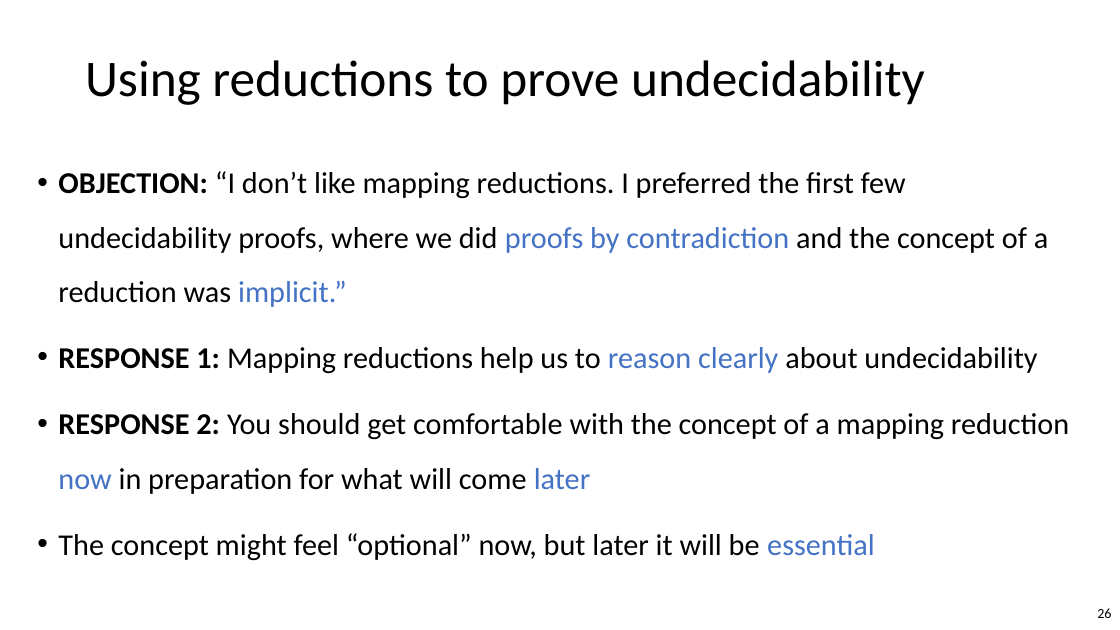
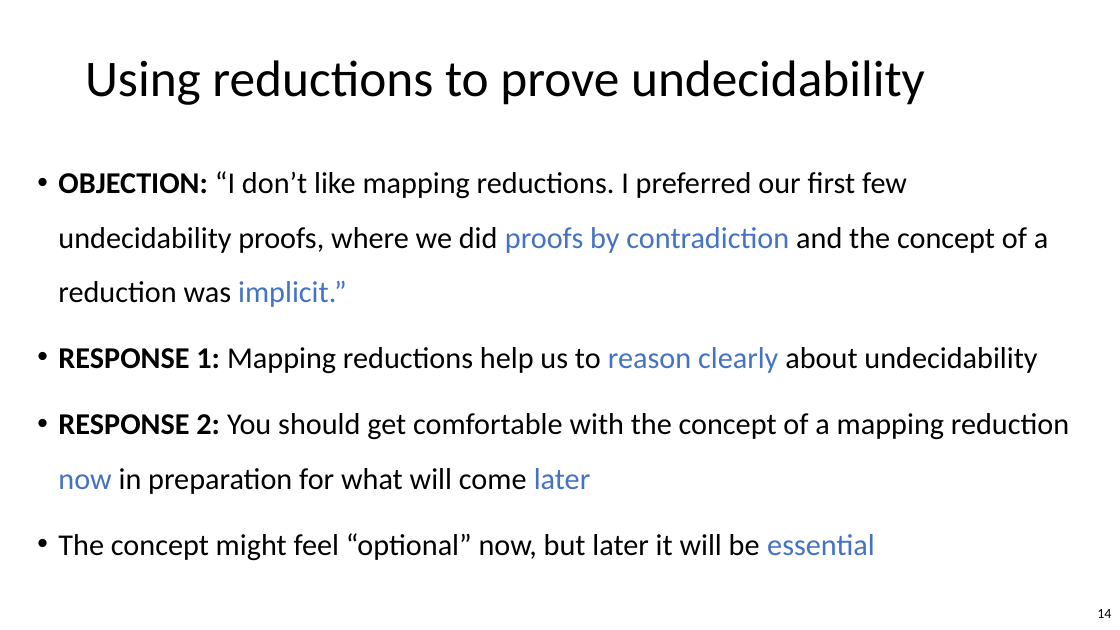
Before and after one commit to williamhoza/personal-website, a slide deck: slide 14 of teaching/spring2024-intro-to-complexity/next-slides.pptx (slide 26 before the commit). Drawn at 1120x630 pixels with LibreOffice and Linux fonts; fonts in the diff are those of the drawing. Boxes give left, top, right and bottom in pixels: in the first picture for what was removed or moved away, otherwise in the second. Text is boxed around its words. In the diff, an @@ line names an element or a change of style, - is before the commit and + after.

```diff
--- a/teaching/spring2024-intro-to-complexity/next-slides.pptx
+++ b/teaching/spring2024-intro-to-complexity/next-slides.pptx
@@ text at bbox=[58, 171, 1048, 307]: text changed @@
-• OBJECTION: “I don’t like mapping reductions. I preferred the first few undecidability proofs, where we did proofs by contradiction and the concept of a reduction was implicit.”
+• OBJECTION: “I don’t like mapping reductions. I preferred our first few undecidability proofs, where we did proofs by contradiction and the concept of a reduction was implicit.”
@@ page number at bbox=[1097, 609, 1111, 618]: text changed @@
-26
+14
```
Also in this commit, not shown: 4 other slides changed, 12 slides removed.
